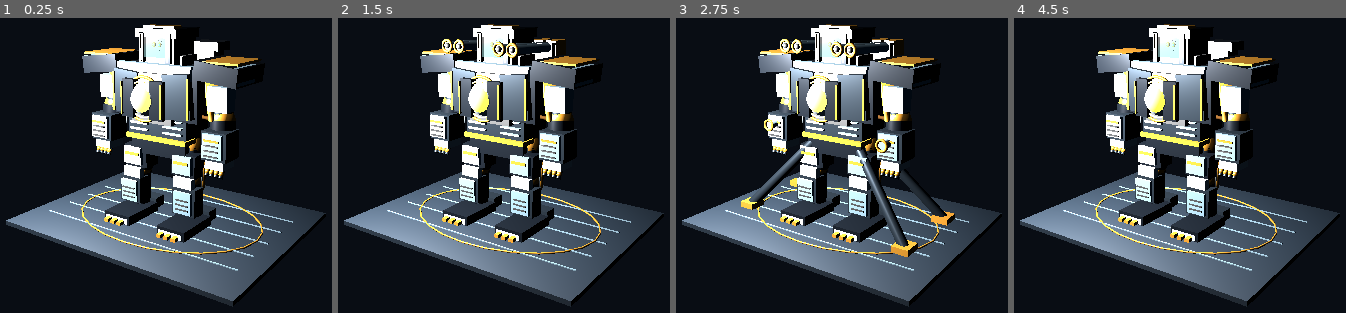
Above: before the commit, frames 1-4 (left to right).
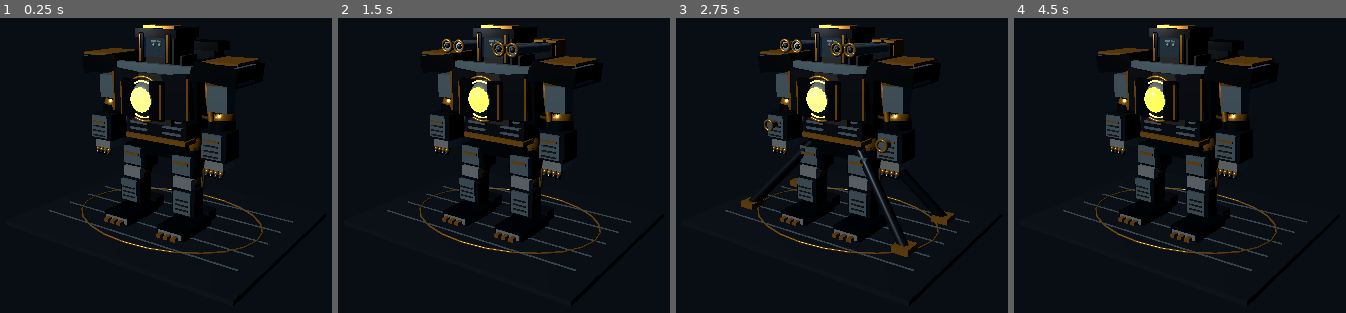
Above: after the commit, the same moments.

Repository: MIDASYT/AuricTurretsPreview
Game: Godot game, scene res://scenes/BossPreview.tscn
Two runs of this game, one before a commit and one after it. Both use one fixed random seed, a clock stepped at 60 frames per second and the inputs below.
Inputs:
- Up to frame 1 (0.25 s): no input
- Up to frame 2 (1.5 s): tap Enter at 0.5 s; hold 1 0.53-1.28 s; tap Space at 1.25 s; tap 2 at 1.35 s
- Up to frame 3 (2.75 s): tap Enter at 2 s; hold 3 from 2.03 s (still down)
- Up to frame 4 (4.5 s): tap Space at 2.75, 4.25 s; release 3 at 2.78 s; tap 4 at 2.85 s; tap Enter at 3.5 s; hold 5 3.53-4.28 s; tap 1 at 4.35 s

The runs differ from the first frame. In frame 1, 35% of the frame differs, in the area x 1-99%, y 2-98%; in frame 2, 35%; in frame 3, 36%; in frame 4, 35%.

Commit message:
Correct fill light energy for Godot preview

Diff:
--- a/scripts/BossSuitPreview.gd
+++ b/scripts/BossSuitPreview.gd
@@ -148,7 +148,7 @@
 	var fill := OmniLight3D.new()
 	fill.name = "StudioFillLight"
 	fill.position = Vector3(-5, 10, 7)
-	fill.light_energy = 650.0
+	fill.light_energy = 0.9
 	fill.omni_range = 25.0
 	add_child(fill)
 	var env := WorldEnvironment.new()
